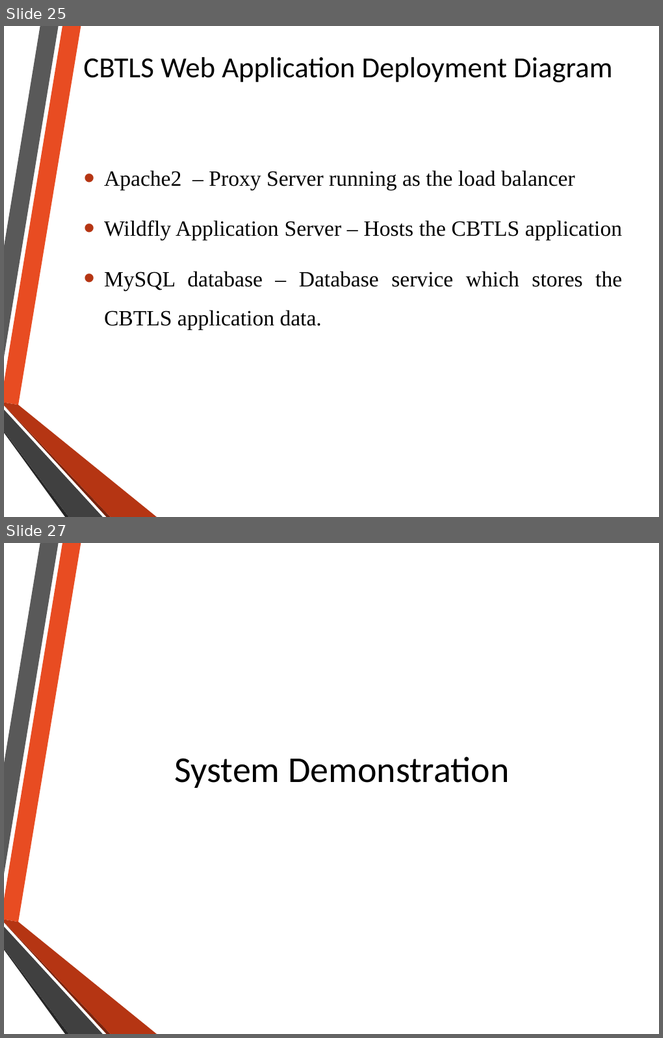
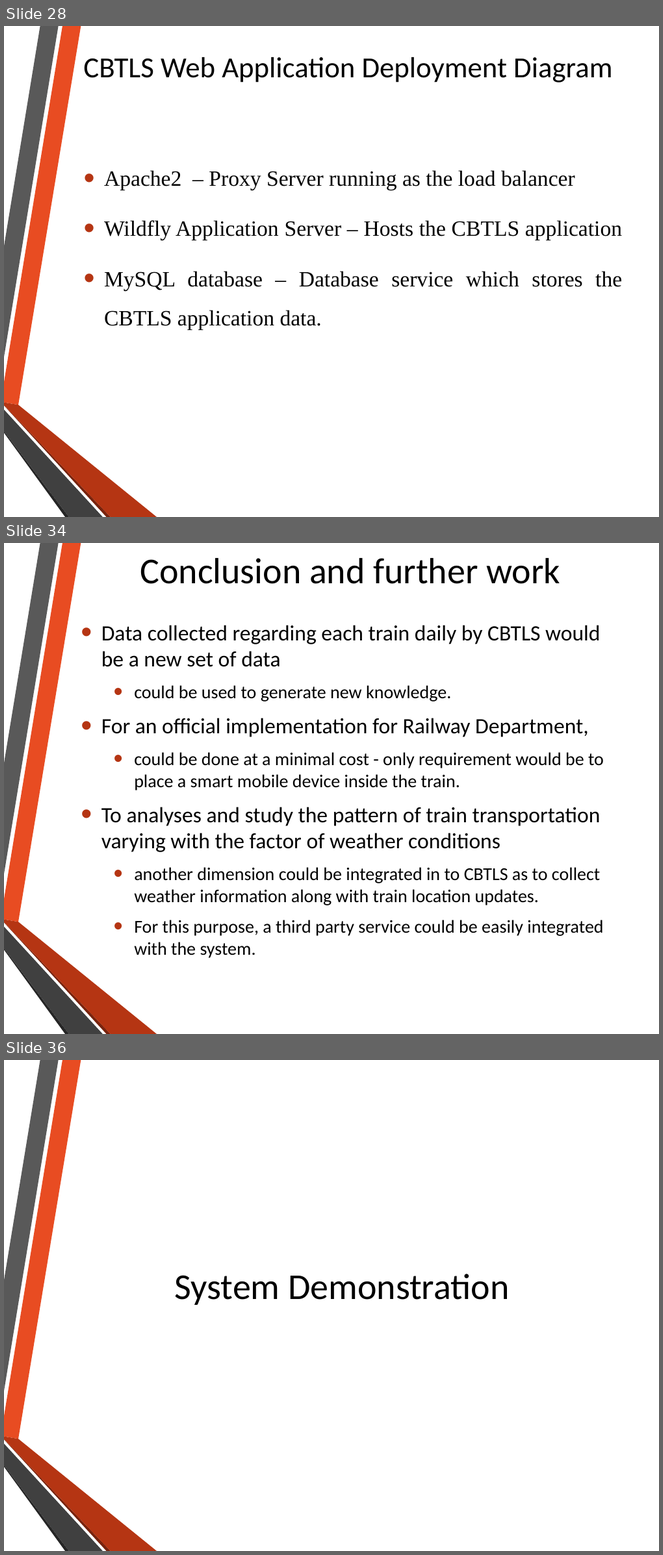
Before and after one commit to nadee158/cbtls, a slide deck: FinalSubmission/msc_final_presentation.pptx. Shown one above the other, each under a label of ours: slides 25 and 27 before the commit, slides 28, 34 and 36 after it; the slides between them are not shown. The pictures are 663x1038 and 663x1555 pixels, drawn with LibreOffice and Linux fonts; fonts in the diff are those of the drawing; background and template pictures are left out. Boxes give left, top, right and bottom in pixels: in the first picture for what was removed or moved away, otherwise in the second. Text is boxed around its words. In the diff, an @@ line names an element or a change of style, - is before the commit and + after.

```diff
--- a/FinalSubmission/msc_final_presentation.pptx
+++ b/FinalSubmission/msc_final_presentation.pptx
@@ slide 34 added at <box>4,543,659,1034</box>, background picture (left out); not listed: 6 template elements that a slide beside it also shows @@
@@ title added at <box>140,558,560,584</box>, 40 pt, text #000000 @@
+Conclusion and further work
@@ text added at <box>102,625,604,958</box>, 20 pt, text #000000 @@
+• Data collected regarding each train daily by CBTLS would be a new set of data
+  • could be used to generate new knowledge.
+• For an official implementation for Railway Department,
+  • could be done at a minimal cost - only requirement would be to place a smart mobile device inside the train.
+• To analyses and study the pattern of train transportation varying with the factor of weather conditions
+  • another dimension could be integrated in to CBTLS as to collect weather information along with train location updates.
+  • For this purpose, a third party service could be easily integrated with the system.
@@ what was slide 25 is now slide 28 @@
@@ what was slide 27 is now slide 36 @@
```
Also in this commit, not shown: 7 slides changed, 11 other slides added, 3 slides removed.
